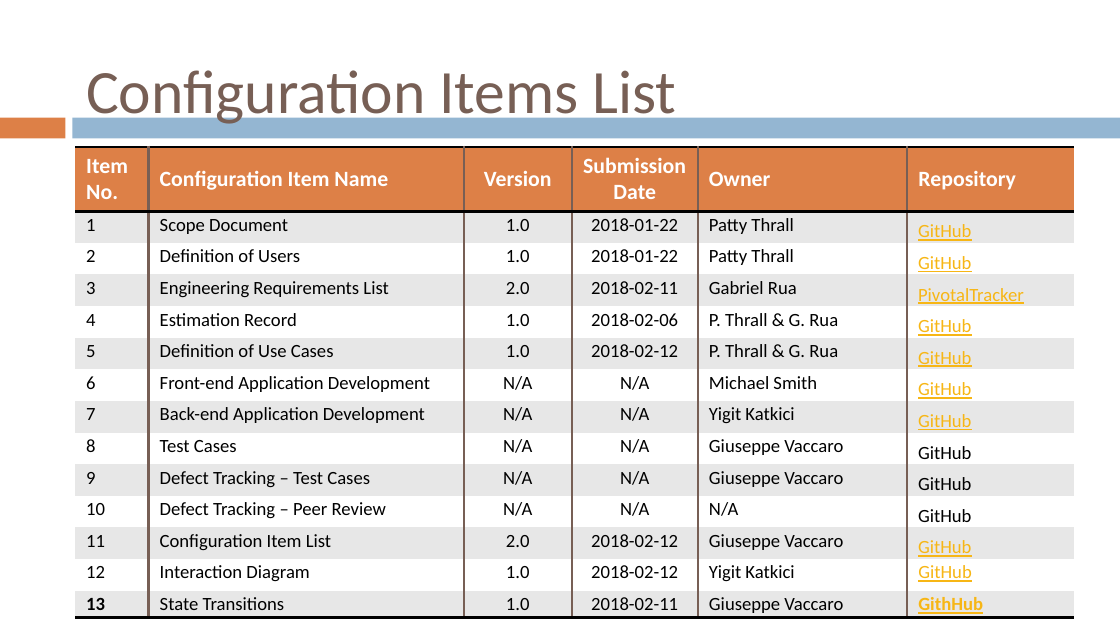
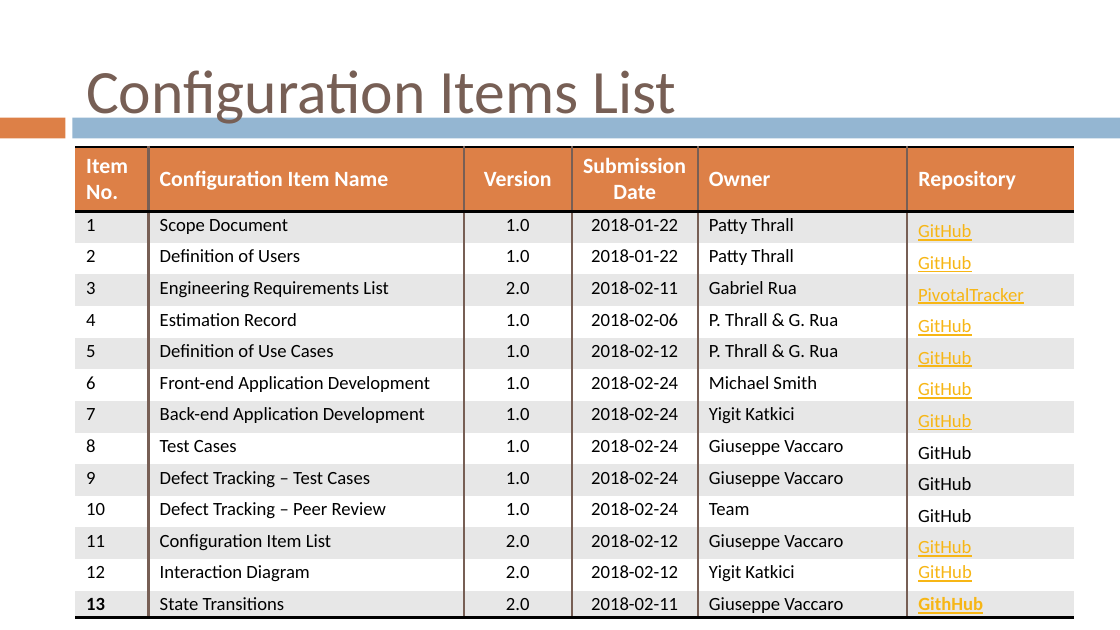
Before and after one commit to gvaccaro21/CS633---Term-Project, a slide deck: slide 14 of Final Presenation/CS_633_Zac3_term_project_report_FINAL_draft.pptx (slide 13 before the commit). Drawn at 1120x630 pixels with LibreOffice and Linux fonts; fonts in the diff are those of the drawing; background and template pictures are left out. Boxes give left, top, right and bottom in pixels: in the first picture for what was removed or moved away, otherwise in the second. Text is boxed around its words. In the diff, an @@ line names an element or a change of style, - is before the commit and + after.

```diff
--- a/Final Presenation/CS_633_Zac3_term_project_report_FINAL_draft.pptx
+++ b/Final Presenation/CS_633_Zac3_term_project_report_FINAL_draft.pptx
@@ table at (75,147,1075,618) @@
-row 7, column 3: N/A
+row 7, column 3: 1.0
-row 7, column 4: N/A
+row 7, column 4: 2018-02-24
-row 8, column 3: N/A
+row 8, column 3: 1.0
-row 8, column 4: N/A
+row 8, column 4: 2018-02-24
-row 9, column 3: N/A
+row 9, column 3: 1.0
-row 9, column 4: N/A
+row 9, column 4: 2018-02-24
-row 10, column 3: N/A
+row 10, column 3: 1.0
-row 10, column 4: N/A
+row 10, column 4: 2018-02-24
-row 11: 10 | Defect Tracking – Peer Review | N/A | N/A | N/A | GitHub
+row 11: 10 | Defect Tracking – Peer Review | 1.0 | 2018-02-24 | Team | GitHub
-row 13, column 3: 1.0
+row 13, column 3: 2.0
-row 14, column 3: 1.0
+row 14, column 3: 2.0
```
Also in this commit, not shown: 12 other slides changed, 5 slides added, 1 slide removed.
